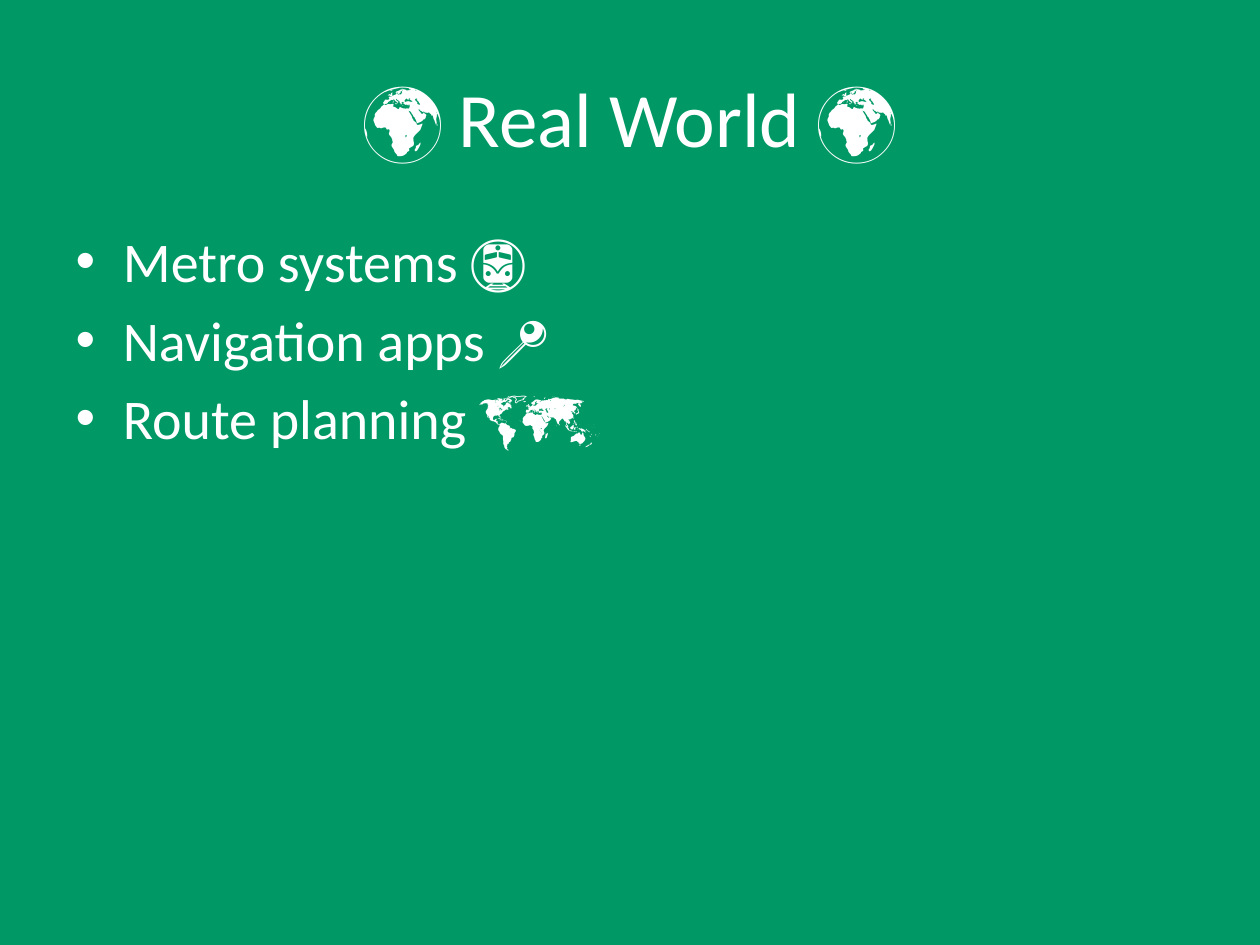
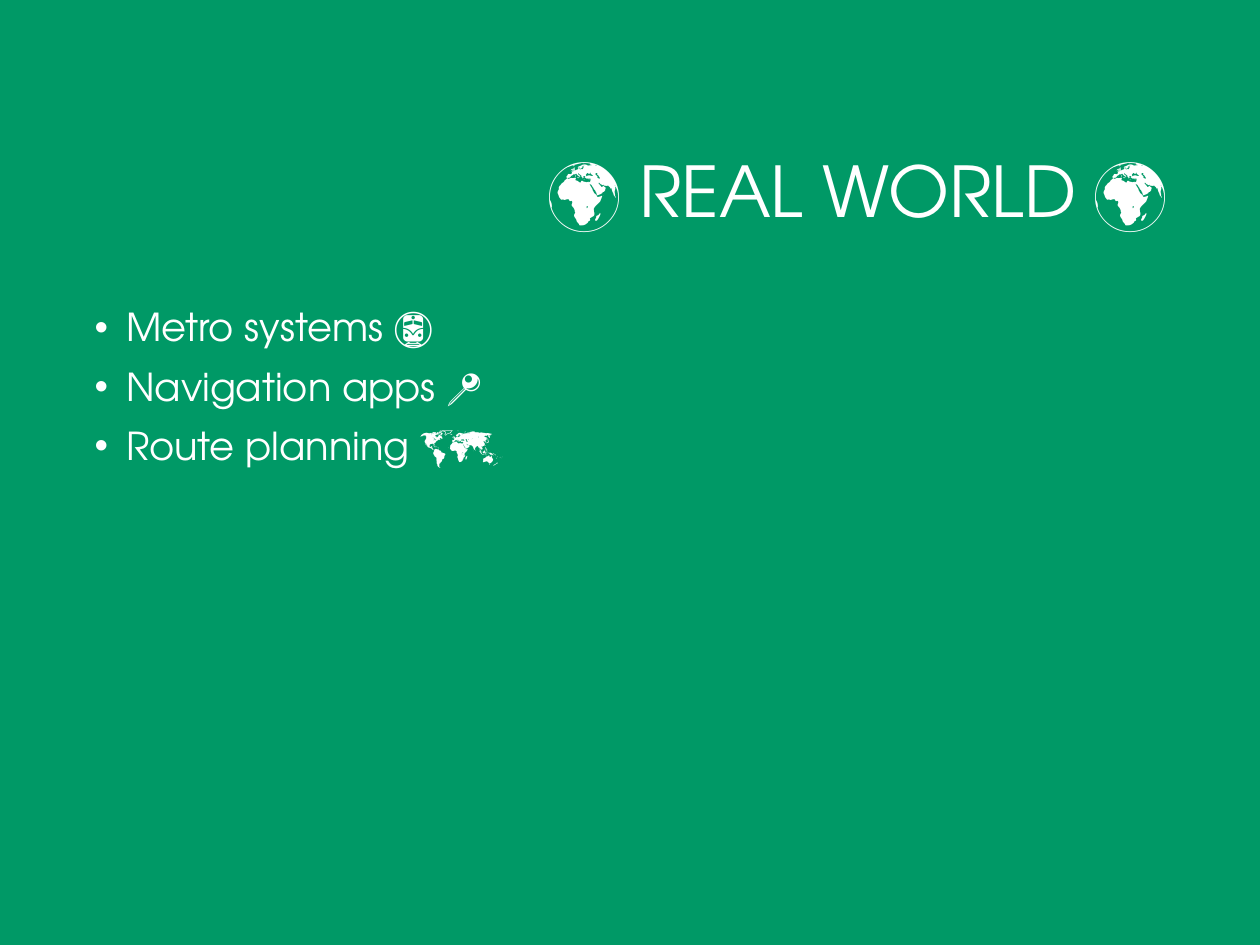
Before and after one commit to hemal-vasili/City-Transport-Manageent, a slide deck: slide 3 of ppt/ppt.pptx. Drawn at 1260x945 pixels with LibreOffice and Linux fonts; fonts in the diff are those of the drawing; background and template pictures are left out. Boxes give left, top, right and bottom in pixels: in the first picture for what was removed or moved away, otherwise in the second. Text is boxed around its words. In the diff, an @@ line names an element or a change of style, - is before the commit and + after.

```diff
--- a/ppt/ppt.pptx
+++ b/ppt/ppt.pptx
@@ title at box(639, 164, 1077, 218): text changed; size 44 to 40 pt; font Calibri to TeX Gyre Adventor @@
-🌍 Real World 🌍
+🌍 REAL WORLD 🌍
@@ text "Metro systems 🚇": place and size @@
-text "Metro systems 🚇" at box(123, 246, 484, 449)
+text "Metro systems 🚇" at box(126, 312, 436, 469)
@@ text "Metro systems 🚇" at box(126, 312, 436, 469): size 32 to 22 pt, font Calibri to TeX Gyre Adventor; indent changed; line spacing 1 to 0.9; more space between paragraphs @@
```
Also in this commit, not shown: 7 other slides changed.
